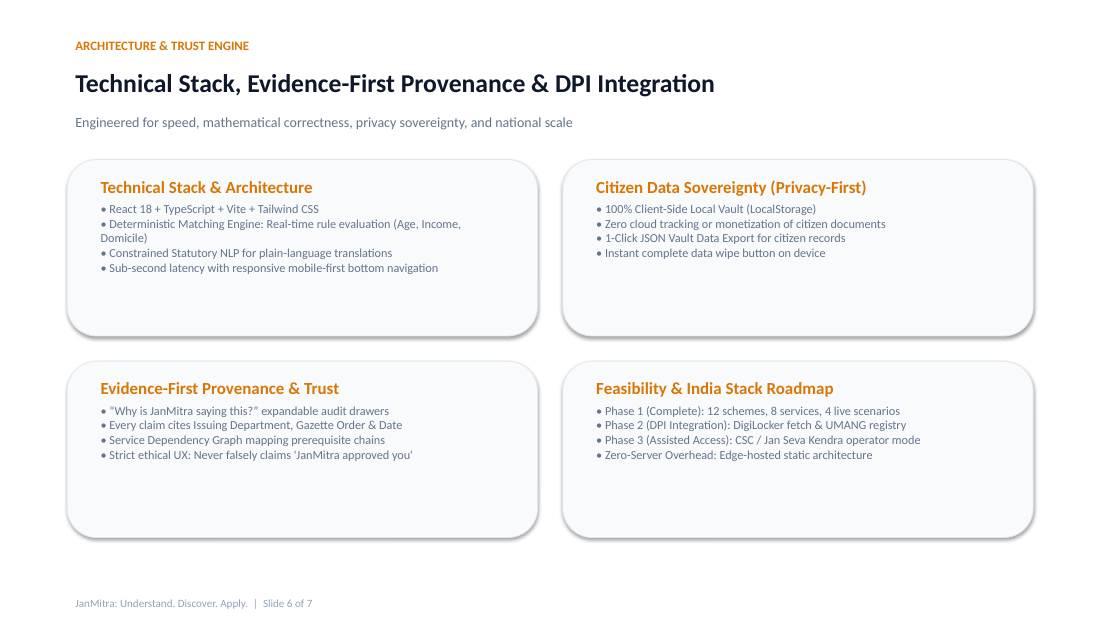
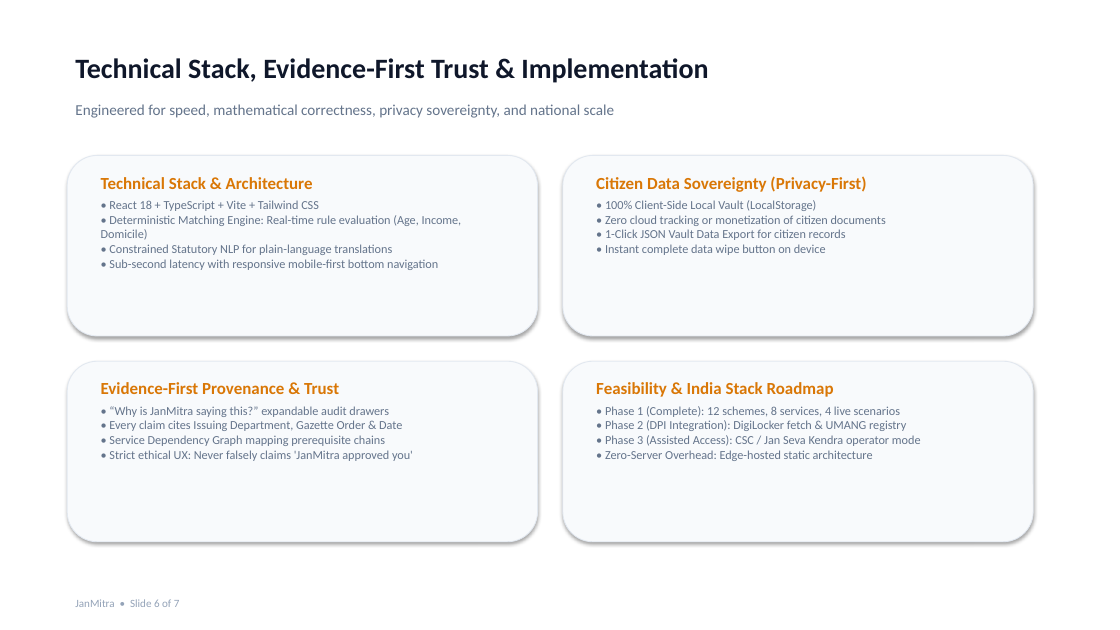
Before and after one commit to samenthamassey127-hue/JanMitra, a slide deck: slide 6 of JanMitra_Presentation.pptx. Drawn at 1120x630 pixels with LibreOffice and Linux fonts; fonts in the diff are those of the drawing. Boxes give left, top, right and bottom in pixels: in the first picture for what was removed or moved away, otherwise in the second. Text is boxed around its words. In the diff, an @@ line names an element or a change of style, - is before the commit and + after.

Commit message:
Add JanMitra presentation deck and technical architecture flowcharts

```diff
--- a/JanMitra_Presentation.pptx
+++ b/JanMitra_Presentation.pptx
@@ text at <box>75,58,708,83</box>: text changed; size 11 to 24 pt; text colour #D97706 to #0F172A @@
-ARCHITECTURE & TRUST ENGINE
+Technical Stack, Evidence-First Trust & Implementation
@@ text removed at <box>75,74,714,97</box> @@
-Technical Stack, Evidence-First Provenance & DPI Integration
@@ text "Engineered for speed, mathematical correctness, ...": place and size @@
-text "Engineered for speed, mathematical correctness, ..." at <box>75,117,573,130</box>
+text "Engineered for speed, mathematical correctness, ..." at <box>75,104,614,118</box>
@@ text "Engineered for speed, mathematical correctness, ..." at <box>75,104,614,118</box>: size 12 to 13 pt @@
@@ rounded rectangle: place and size @@
-rounded rectangle at <box>67,160,538,336</box>
+rounded rectangle at <box>67,155,538,336</box>
@@ text "Technical Stack & Architecture": place and size @@
-text "Technical Stack & Architecture" at <box>101,181,462,274</box>
+text "Technical Stack & Architecture" at <box>101,177,462,270</box>
@@ rounded rectangle: place and size @@
-rounded rectangle at <box>563,160,1033,336</box>
+rounded rectangle at <box>563,155,1033,336</box>
@@ text "Citizen Data Sovereignty (Privacy-First)": place and size @@
-text "Citizen Data Sovereignty (Privacy-First)" at <box>596,180,886,259</box>
+text "Citizen Data Sovereignty (Privacy-First)" at <box>596,176,886,255</box>
@@ rounded rectangle: place and size @@
-rounded rectangle at <box>67,361,538,538</box>
+rounded rectangle at <box>67,361,538,542</box>
@@ rounded rectangle: place and size @@
-rounded rectangle at <box>563,361,1033,538</box>
+rounded rectangle at <box>563,361,1033,542</box>
@@ text at <box>75,599,180,607</box>: text changed @@
-JanMitra: Understand. Discover. Apply. | Slide 6 of 7
+JanMitra • Slide 6 of 7
```
Also in this commit, not shown: 6 other slides changed, 3 other files.
